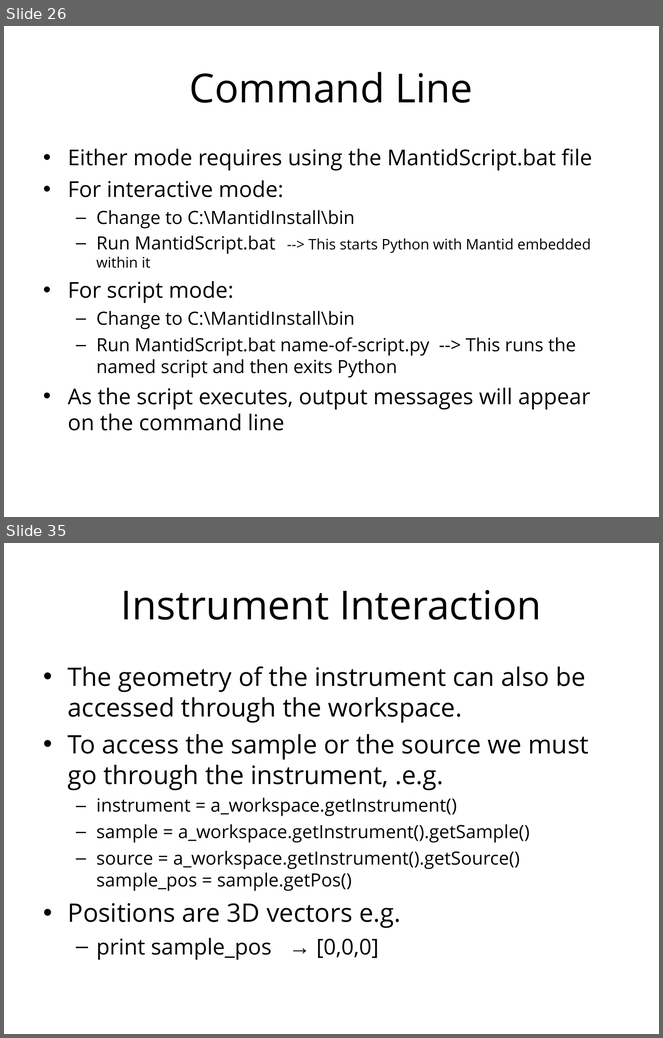
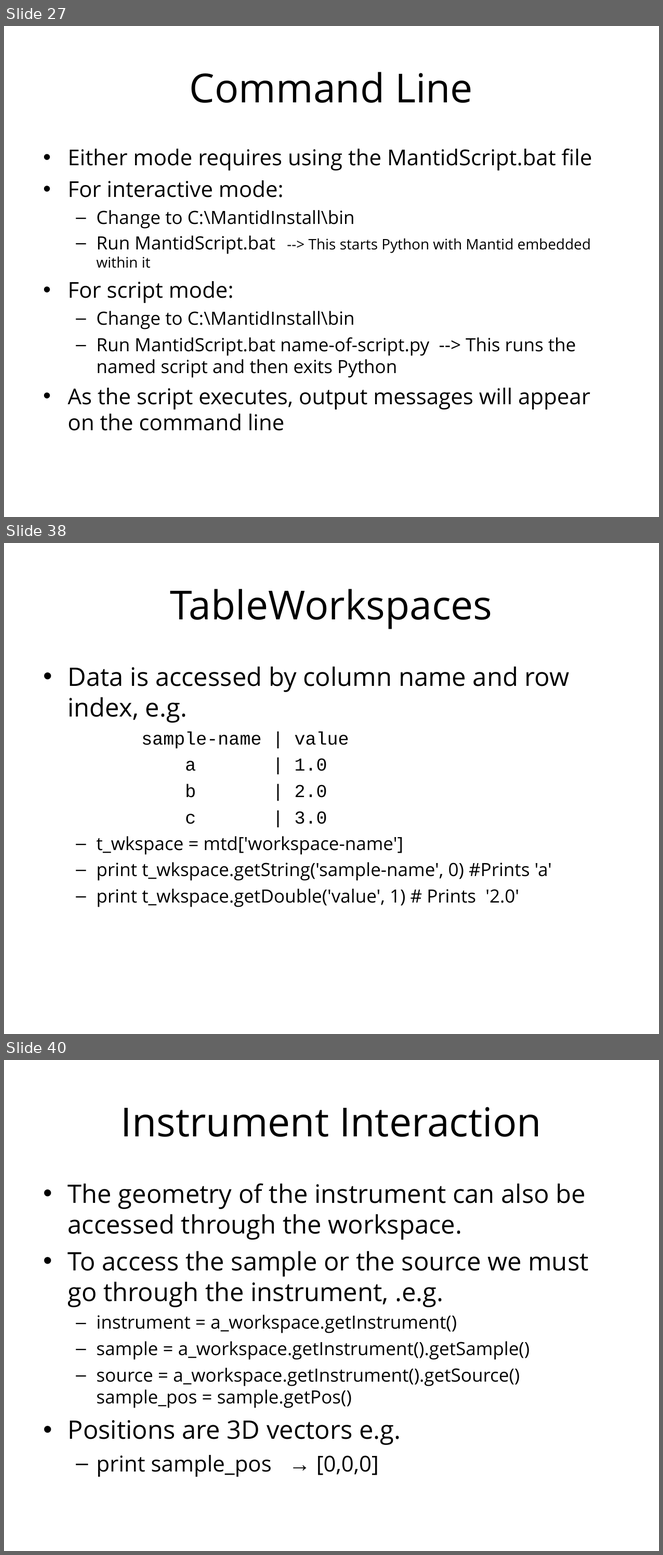
Before and after one commit to mantidproject/documents, a slide deck: Presentations/Python training course/Python in Mantid.ppt. Shown one above the other, each under a label of ours: slides 26 and 35 before the commit, slides 27, 38 and 40 after it; the slides between them are not shown. The pictures are 663x1038 and 663x1555 pixels, drawn with LibreOffice and Linux fonts; fonts in the diff are those of the drawing; background and template pictures are left out. Boxes give left, top, right and bottom in pixels: in the first picture for what was removed or moved away, otherwise in the second. Text is boxed around its words. In the diff, an @@ line names an element or a change of style, - is before the commit and + after.

```diff
--- a/Presentations/Python training course/Python in Mantid.ppt
+++ b/Presentations/Python training course/Python in Mantid.ppt
@@ slide 38 added at [4, 543, 659, 1034], background #FFFFFF @@
@@ title added at [170, 589, 492, 629], 44 pt, text #000000 @@
+TableWorkspaces
@@ text added at [68, 666, 570, 908], 20 pt, text #000000 @@
+• Data is accessed by column name and row index, e.g.
+      sample-name | value
+      a | 1.0
+      b | 2.0
+      c | 3.0
+  – t_wkspace = mtd['workspace-name']
+  – print t_wkspace.getString('sample-name', 0) #Prints 'a'
+  – print t_wkspace.getDouble('value', 1) # Prints '2.0'
@@ what was slide 26 is now slide 27 @@
@@ what was slide 35 is now slide 40 @@
```
Also in this commit, not shown: 9 slides changed, 5 other slides added, 1 slide removed.
